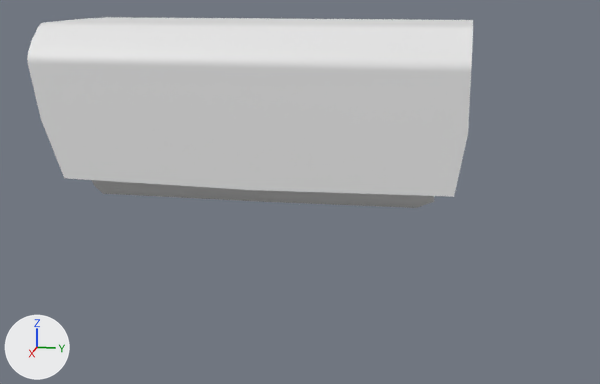
Renders of the OBJ model Assets/Custom/Models/camera.obj from each side of a commit.
Both versions are drawn from a camera (50 mm lens) standing at (4.61, 1.05, 1.69) and looking at (0.09, 0.14, 0.56). Every picture has the same lights, and +X, +Y and +Z are marked at lower left. The older version comes first. Where no turn or scale is listed for an object, it has been applied to the vertices.
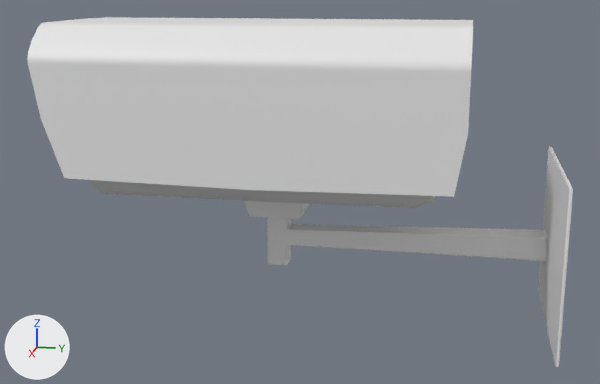
Diff of the bpy script that builds the scene:
```diff
--- a/Assets/Custom/Models/camera.obj.py
+++ b/Assets/Custom/Models/camera.obj.py
@@ me_cube_002 @@
+me_cube_002.from_pydata(...)  # 286 vertices, 283 faces; spans x -0.55..0.57, y -0.2..1.57, z -0.17..0.76
@@ ob_cube_002 @@
+ob_cube_002 = bpy.data.objects.new('Cube.002', me_cube_002)
+ob_cube_002.location = (0.0, 0.0, 0.0)
```

Changed parts and their boxes [x1, y1, x2, y2] in the pictures (600 x 384 px):
'Cube.002', added: after [244, 146, 573, 367]
